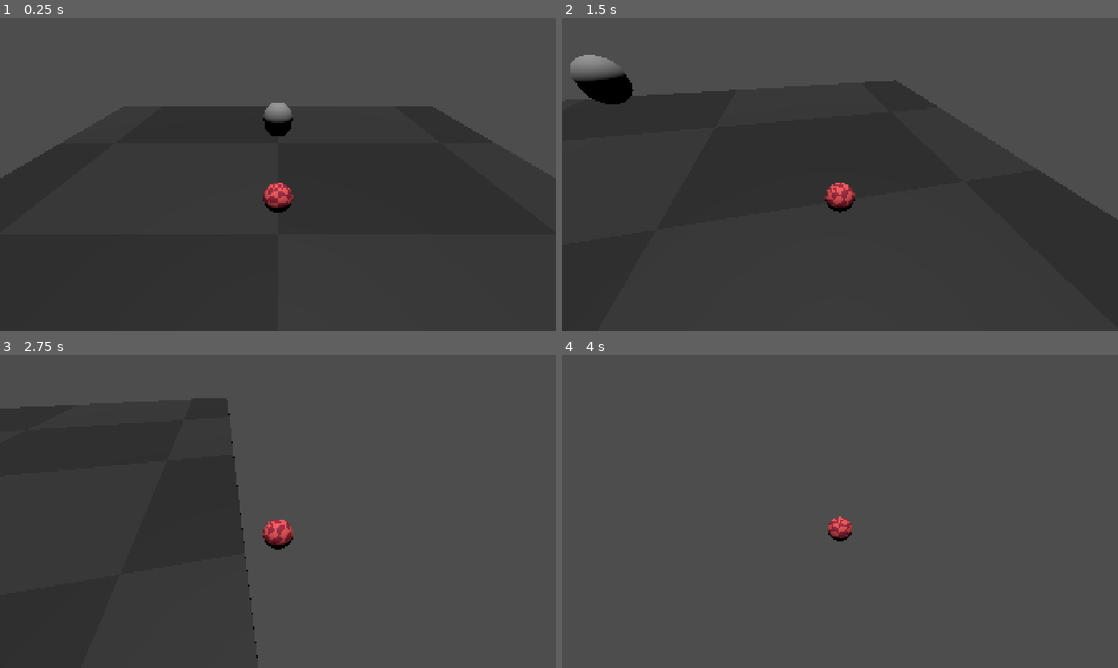
Above: before the commit, frames 1-4 (two rows, left to right).
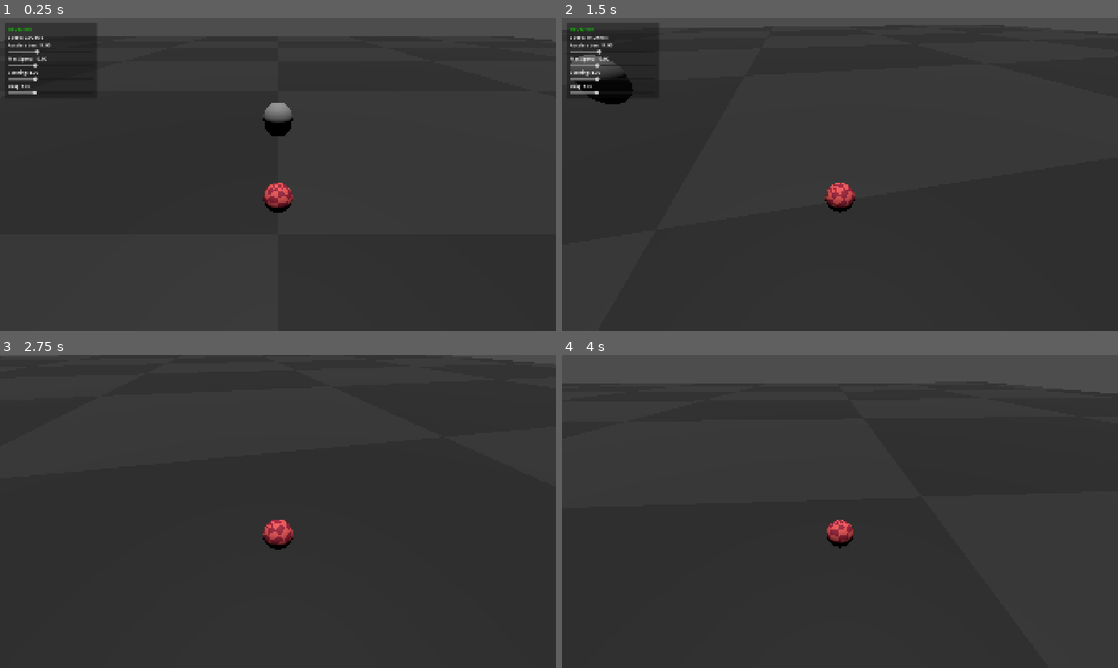
Above: after the commit, the same moments.

Repository: mika-marcondes/axie-jam
Game: Godot game, scene res://scenes/contest/contest_greybox.tscn
Same seed, same stepped clock (60 frames per second), same inputs: the game is played once before the commit and once after it.
Inputs:
- Up to frame 1 (0.25 s): no input
- Up to frame 2 (1.5 s): hold Right (move_right) 0.53-1.28 s; hold 1 (toggle_dev_mode, bound only after the commit) 0.53-1.28 s; hold Down (move_back) from 1.28 s (still down); tap 1 (toggle_dev_mode, bound only after the commit) at 1.35 s
- Up to frame 3 (2.75 s): release Down (move_back) at 2.03 s; hold Right (move_right) from 2.03 s (still down); hold 1 (toggle_dev_mode, bound only after the commit) from 2.03 s (still down)
- Up to frame 4 (4 s): release Right (move_right) at 2.78 s; release 1 (toggle_dev_mode, bound only after the commit) at 2.78 s; hold W (move_forward) 2.78-3.53 s; tap 1 (toggle_dev_mode, bound only after the commit) at 2.85 s; hold Left (move_left) from 3.53 s (still down); hold 1 (toggle_dev_mode, bound only after the commit) from 3.53 s (still down)

The runs differ from the first frame. In frame 1, 16% of the frame differs, in the area x 0-100%, y 1-52%; in frame 2, 12%; in frame 3, 49%; in frame 4, 56%, in the area x 0-100%, y 8-100%.

Commit message:
Add DevUI

Diff:
--- a/project.godot
+++ b/project.godot
@@ -53,6 +53,11 @@
 "events": [Object(InputEventKey,"resource_local_to_scene":false,"resource_name":"","device":-1,"window_id":0,"alt_press …(192 unchanged characters)…
 ]
 }
+toggle_dev_mode={
+"deadzone": 0.2,
+"events": [Object(InputEventKey,"resource_local_to_scene":false,"resource_name":"","device":-1,"window_id":0,"alt_pressed":false,"shift_pressed":false,"ctrl_pressed":false,"meta_pressed":false,"pressed":false,"keycode":0,"physical_keycode":49,"key_label":0,"unicode":49,"location":0,"echo":false,"script":null)
+]
+}
 
 [physics]
 
--- a/scenes/contest/contest_greybox.tscn
+++ b/scenes/contest/contest_greybox.tscn
@@ -4,20 +4,21 @@
 [ext_resource type="PackedScene" uid="uid://dveyac02bqln8" path="res://scenes/player/player.tscn" id="1_r5vmv"]
 [ext_resource type="PackedScene" uid="uid://diill28ak0gww" path="res://scenes/player/ball.tscn" id="2_ccxh4"]
 [ext_resource type="Script" uid="uid://br0hfpbv8lnf1" path="res://scripts/camera/camera_rig.gd" id="4_aps6a"]
+[ext_resource type="PackedScene" uid="uid://bfrpeh1opo6n5" path="res://scenes/ui/dev_panel.tscn" id="5_dc481"]
 
 [sub_resource type="BoxShape3D" id="BoxShape3D_brmbs"]
-size = Vector3(30, 0.2, 30)
+size = Vector3(200, 0.2, 200)
 
 [sub_resource type="ShaderMaterial" id="ShaderMaterial_jxcsf"]
 render_priority = 0
 shader = ExtResource("1_ccxh4")
 shader_parameter/color_a = Color(0.15487581, 0.15487596, 0.15487641, 1)
 shader_parameter/color_b = Color(0.1, 0.1, 0.1, 1)
-shader_parameter/checker_scale = 8.0
+shader_parameter/checker_scale = 20.0
 
 [sub_resource type="BoxMesh" id="BoxMesh_dbjuf"]
 material = SubResource("ShaderMaterial_jxcsf")
-size = Vector3(30, 0.2, 30)
+size = Vector3(200, 0.2, 200)
 
 [node name="ContestGreybox" type="Node3D" unique_id=1564593338]
 
@@ -45,3 +46,6 @@
 [node name="Camera3D" type="Camera3D" parent="CameraRig" unique_id=1367971218]
 transform = Transform3D(1, 0, 0, 0, 1, 0, 0, 0, 1, 0, 5, 5)
 current = true
+
+[node name="DevUI" parent="." unique_id=1027784577 instance=ExtResource("5_dc481")]
+ball_path = NodePath("../Ball")
--- a/scenes/player/ball_controller.gd
+++ b/scenes/player/ball_controller.gd
@@ -1,9 +1,10 @@
 extends CharacterBody3D
+class_name BallController
 
 @export_category("Movement")
 @export var acceleration: float = 14.0
 @export var max_speed: float = 10.0
-@export var steering: float = 5.0
+@export var steering: float = 1.0
 @export var drag: float = 6.0
 
 @export_category("Ball")
@@ -21,6 +22,12 @@
 	move_and_slide()
 
 	update_visual_rotation(delta)
+	check_fall_reset()
+
+
+func check_fall_reset() -> void:
+	if global_position.y < -10.0:
+		get_tree().reload_current_scene()
 
 
 func handle_movement(delta: float) -> void:
@@ -42,16 +49,24 @@
 	if input_direction.length_squared() > 0.0:
 		input_direction = input_direction.normalized()
 
-		# Apply acceleration to the existing momentum instead of
-		# directly replacing or rotating the velocity.
-		horizontal_velocity += input_direction * acceleration * delta
+		if horizontal_velocity.length() < 0.1:
+			horizontal_velocity += input_direction * acceleration * delta
+		else:
+			var momentum_direction := horizontal_velocity.normalized()
 
-		# Keep the horizontal speed within the configured limit.
+			# Split the input into acceleration along the current momentum
+			# and steering perpendicular to it.
+			var parallel_amount: float = input_direction.dot(momentum_direction)
+			var parallel_input: Vector3 = momentum_direction * parallel_amount
+			var lateral_input: Vector3 = input_direction - parallel_input
+
+			horizontal_velocity += parallel_input * acceleration * delta
+			horizontal_velocity += lateral_input * acceleration * steering * delta
+
 		if horizontal_velocity.length() > max_speed:
 			horizontal_velocity = horizontal_velocity.normalized() * max_speed
 
 	else:
-		# Preserve momentum while gradually slowing the ball down.
 		horizontal_velocity = horizontal_velocity.move_toward(
 			Vector3.ZERO,
 			drag * delta
--- /dev/null
+++ b/scenes/ui/dev_panel.tscn
@@ -0,0 +1,61 @@
+[gd_scene format=3 uid="uid://bfrpeh1opo6n5"]
+
+[ext_resource type="Script" uid="uid://3p44cxcxljq1" path="res://scripts/ui/dev_panel.gd" id="1_mrjit"]
+
+[node name="DevUI" type="CanvasLayer" unique_id=1027784577]
+script = ExtResource("1_mrjit")
+
+[node name="PanelContainer" type="PanelContainer" parent="." unique_id=507723578]
+self_modulate = Color(0.5, 0.5, 0.5, 0.64705884)
+offset_left = 16.0
+offset_top = 16.0
+offset_right = 336.0
+offset_bottom = 16.0
+
+[node name="MarginContainer" type="MarginContainer" parent="PanelContainer" unique_id=1089912199]
+layout_mode = 2
+theme_override_constants/margin_left = 12
+theme_override_constants/margin_top = 12
+theme_override_constants/margin_right = 12
+theme_override_constants/margin_bottom = 12
+
+[node name="VBoxContainer" type="VBoxContainer" parent="PanelContainer/MarginContainer" unique_id=304131301]
+layout_mode = 2
+theme_override_constants/separation = 4
+
+[node name="Title" type="Label" parent="PanelContainer/MarginContainer/VBoxContainer" unique_id=487640015]
+layout_mode = 2
+theme_override_colors/font_color = Color(0.06776283, 0.828768, 0, 1)
+text = "DEV MODE"
+
+[node name="SpeedLabel" type="Label" parent="PanelContainer/MarginContainer/VBoxContainer" unique_id=1231532894]
+layout_mode = 2
+text = "Speed"
+
+[node name="AccelerationValue" type="Label" parent="PanelContainer/MarginContainer/VBoxContainer" unique_id=688424877]
+layout_mode = 2
+text = "Aceleration"
+
+[node name="AccelerationSlider" type="HSlider" parent="PanelContainer/MarginContainer/VBoxContainer" unique_id=906112083]
+layout_mode = 2
+
+[node name="MaxSpeedValue" type="Label" parent="PanelContainer/MarginContainer/VBoxContainer" unique_id=1348946204]
+layout_mode = 2
+text = "Max Speed"
+
+[node name="MaxSpeedSlider" type="HSlider" parent="PanelContainer/MarginContainer/VBoxContainer" unique_id=629630724]
+layout_mode = 2
+
+[node name="SteeringValue" type="Label" parent="PanelContainer/MarginContainer/VBoxContainer" unique_id=1816971821]
+layout_mode = 2
+text = "Steering"
+
+[node name="SteeringSlider" type="HSlider" parent="PanelContainer/MarginContainer/VBoxContainer" unique_id=1552976203]
+layout_mode = 2
+
+[node name="DragValue" type="Label" parent="PanelContainer/MarginContainer/VBoxContainer" unique_id=422573180]
+layout_mode = 2
+text = "Drag"
+
+[node name="DragSlider" type="HSlider" parent="PanelContainer/MarginContainer/VBoxContainer" unique_id=668699578]
+layout_mode = 2
--- /dev/null
+++ b/scripts/ui/dev_panel.gd
@@ -0,0 +1,108 @@
+extends CanvasLayer
+
+@export var ball_path: NodePath
+
+@onready var panel: Control = $PanelContainer
+@onready var speed_label: Label = $PanelContainer/MarginContainer/VBoxContainer/SpeedLabel
+
+@onready var acceleration_value: Label = $PanelContainer/MarginContainer/VBoxContainer/AccelerationValue
+@onready var acceleration_slider: HSlider = $PanelContainer/MarginContainer/VBoxContainer/AccelerationSlider
+
+@onready var max_speed_value: Label = $PanelContainer/MarginContainer/VBoxContainer/MaxSpeedValue
+@onready var max_speed_slider: HSlider = $PanelContainer/MarginContainer/VBoxContainer/MaxSpeedSlider
+
+@onready var steering_value: Label = $PanelContainer/MarginContainer/VBoxContainer/SteeringValue
+@onready var steering_slider: HSlider = $PanelContainer/MarginContainer/VBoxContainer/SteeringSlider
+
+@onready var drag_value: Label = $PanelContainer/MarginContainer/VBoxContainer/DragValue
+@onready var drag_slider: HSlider = $PanelContainer/MarginContainer/VBoxContainer/DragSlider
+
+var ball: BallController
+
+
+func _ready() -> void:
+	ball = get_node(ball_path) as BallController
+
+	setup_sliders()
+	sync_sliders_from_ball()
+	update_parameter_labels()
+
+
+func _process(_delta: float) -> void:
+	if ball == null:
+		return
+
+	var horizontal_speed: float = Vector2(
+		ball.velocity.x,
+		ball.velocity.z
+	).length()
+
+	speed_label.text = "Speed: %.2f m/s" % horizontal_speed
+
+
+func _unhandled_input(event: InputEvent) -> void:
+	if event.is_action_pressed("toggle_dev_mode"):
+		panel.visible = not panel.visible
+
+
+func setup_sliders() -> void:
+	acceleration_slider.min_value = 1.0
+	acceleration_slider.max_value = 40.0
+	acceleration_slider.step = 0.5
+
+	max_speed_slider.min_value = 1.0
+	max_speed_slider.max_value = 30.0
+	max_speed_slider.step = 0.5
+
+	steering_slider.min_value = 0.1
+	steering_slider.max_value = 3.0
+	steering_slider.step = 0.05
+
+	drag_slider.min_value = 0.0
+	drag_slider.max_value = 20.0
+	drag_slider.step = 0.5
+
+	acceleration_slider.value_changed.connect(_on_acceleration_changed)
+	max_speed_slider.value_changed.connect(_on_max_speed_changed)
+	steering_slider.value_changed.connect(_on_steering_changed)
+	drag_slider.value_changed.connect(_on_drag_changed)
+
+
+func sync_sliders_from_ball() -> void:
+	if ball == null:
+		return
+
+	acceleration_slider.value = ball.acceleration
+	max_speed_slider.value = ball.max_speed
+	steering_slider.value = ball.steering
+	drag_slider.value = ball.drag
+
+
+func update_parameter_labels() -> void:
+	if ball == null:
+		return
+
+	acceleration_value.text = "Acceleration: %.2f" % ball.acceleration
+	max_speed_value.text = "Max Speed: %.2f" % ball.max_speed
+	steering_value.text = "Steering: %.2f" % ball.steering
+	drag_value.text = "Drag: %.2f" % ball.drag
+
+
+func _on_acceleration_changed(value: float) -> void:
+	ball.acceleration = value
+	update_parameter_labels()
+
+
+func _on_max_speed_changed(value: float) -> void:
+	ball.max_speed = value
+	update_parameter_labels()
+
+
+func _on_steering_changed(value: float) -> void:
+	ball.steering = value
+	update_parameter_labels()
+
+
+func _on_drag_changed(value: float) -> void:
+	ball.drag = value
+	update_parameter_labels()
Not shown, added: scripts/ui/dev_panel.gd.uid
